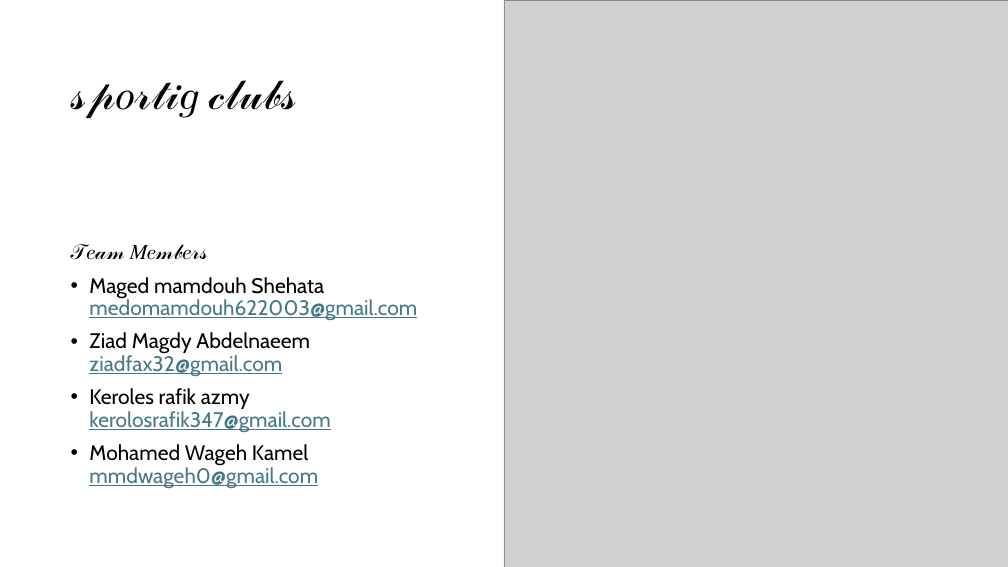
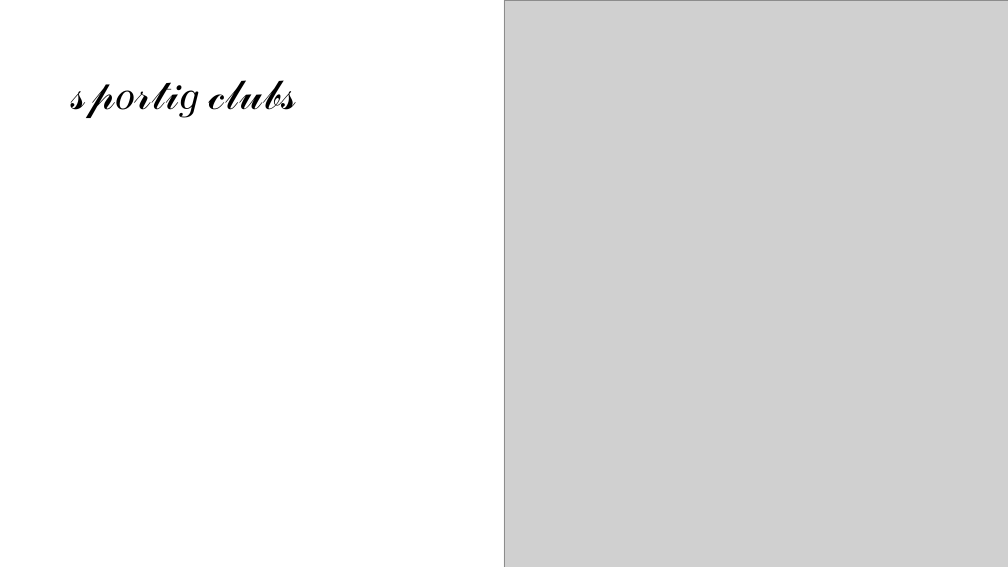
Before and after one commit to Fodenbasem/Sporting-Managment, a slide deck: slide 1 of pwoer point imade/Final.pptx (slide 2 before the commit). Drawn at 1008x567 pixels with LibreOffice and Linux fonts; fonts in the diff are those of the drawing; grey boxes stand for pictures. Boxes give left, top, right and bottom in pixels: in the first picture for what was removed or moved away, otherwise in the second. Text is boxed around its words. In the diff, an @@ line names an element or a change of style, - is before the commit and + after.

```diff
--- a/pwoer point imade/Final.pptx
+++ b/pwoer point imade/Final.pptx
@@ text removed at bbox=[71, 244, 417, 488] @@
-𝒯𝑒𝒶𝓂 𝑀𝑒𝓂𝒷𝑒𝓇𝓈
-• Maged mamdouh Shehata medomamdouh622003@gmail.com
-• Ziad Magdy Abdelnaeem ziadfax32@gmail.com
-• Keroles rafik azmy kerolosrafik347@gmail.com
-• Mohamed Wageh Kamel mmdwageh0@gmail.com
```
Also in this commit, not shown: 1 slide removed.
